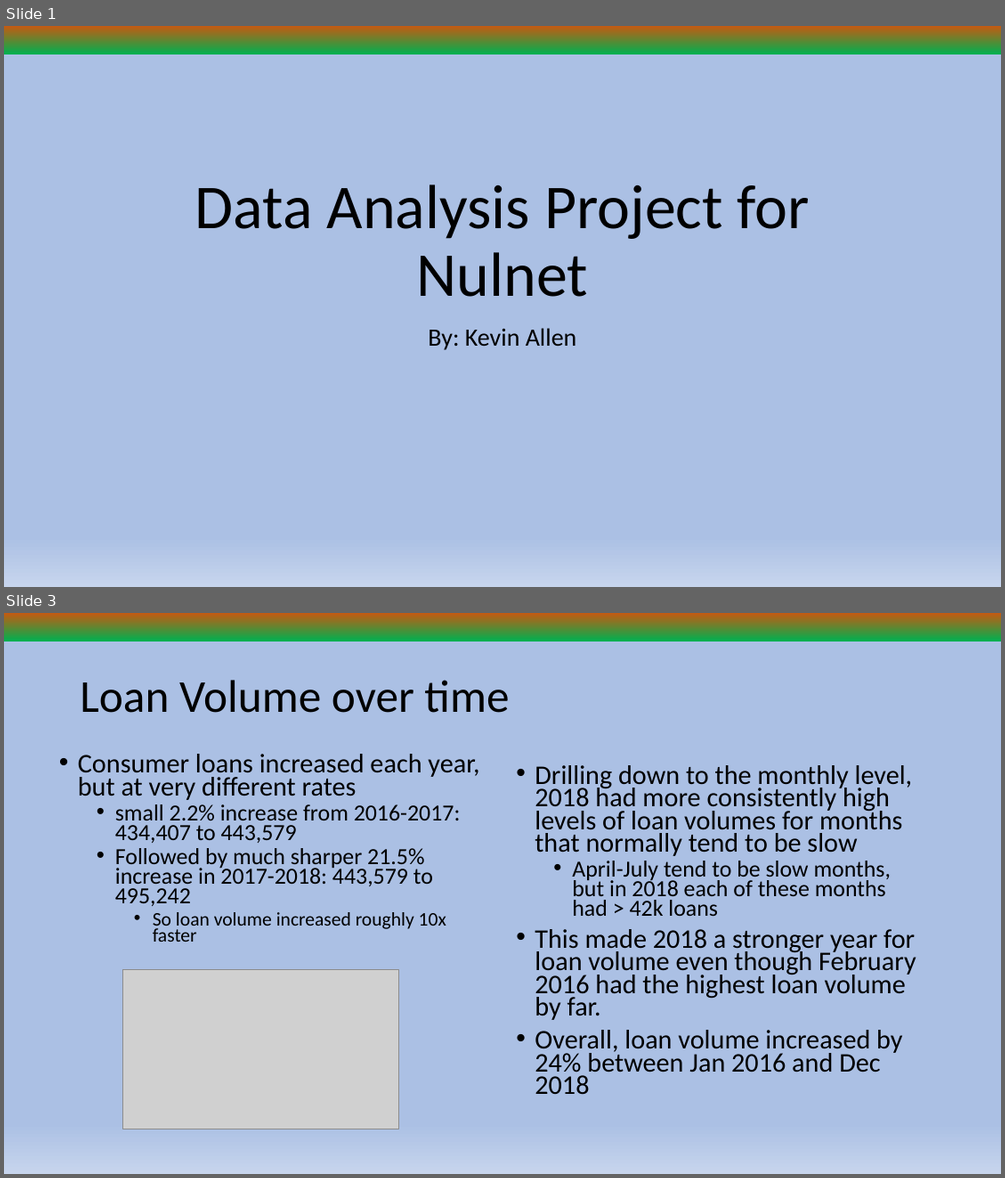
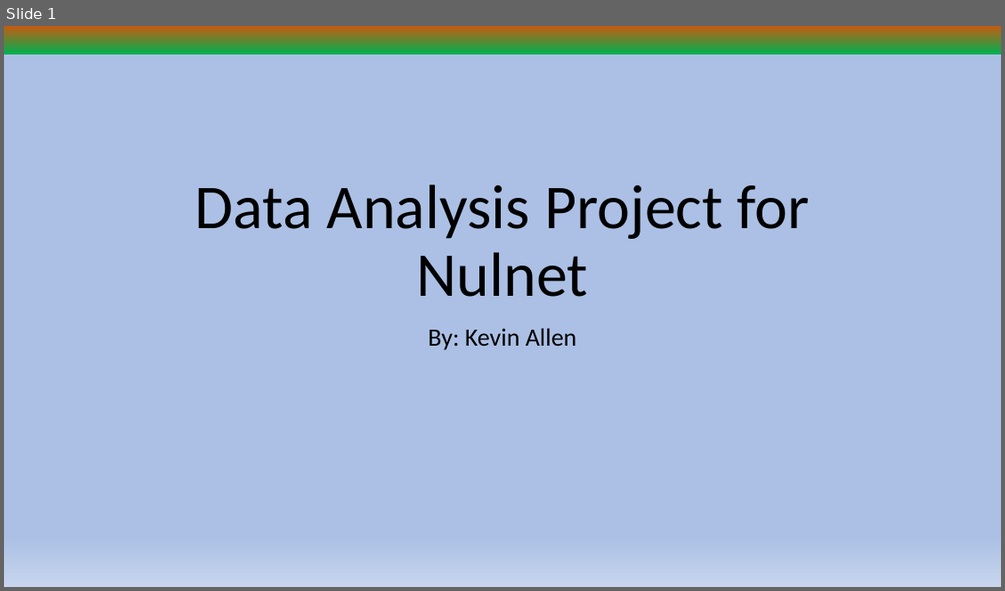
Before and after one commit to Kallen113/lending-data-analysis, a slide deck: Data Analysis Project for Nulnet March 2024.pptx. Shown one above the other, each under a label of ours: slides 1 and 3 before the commit, slide 1 after it; the slides between them are not shown. The pictures are 1005x1178 and 1005x591 pixels, drawn with LibreOffice and Linux fonts; fonts in the diff are those of the drawing; grey boxes stand for pictures. Boxes give left, top, right and bottom in pixels: in the first picture for what was removed or moved away, otherwise in the second. Text is boxed around its words. In the diff, an @@ line names an element or a change of style, - is before the commit and + after.

```diff
--- a/Data Analysis Project for Nulnet March 2024.pptx
+++ b/Data Analysis Project for Nulnet March 2024.pptx
@@ slide 3 removed at (4,613,1001,1174), background gradient #C55A11 to #00B050 to #ABC0E4 to #C7D5ED @@
@@ title removed at (80,680,509,713) @@
-Loan Volume over time
@@ text removed at (78,754,479,941) @@
-• Consumer loans increased each year, but at very different rates
-  • small 2.2% increase from 2016-2017: 434,407 to 443,579
-  • Followed by much sharper 21.5% increase in 2017-2018: 443,579 to 495,242
-    • So loan volume increased roughly 10x faster
@@ text removed at (534,765,916,1094) @@
-• Drilling down to the monthly level, 2018 had more consistently high levels of loan volumes for months that normally tend to be slow
-  • April-July tend to be slow months, but in 2018 each of these months had > 42k loans
-• This made 2018 a stronger year for loan volume even though February 2016 had the highest loan volume by far.
-• Overall, loan volume increased by 24% between Jan 2016 and Dec 2018
@@ picture removed at (123,969,399,1129) @@
```
Also in this commit, not shown: 2 slides changed, 1 slide added, 4 other slides removed.
